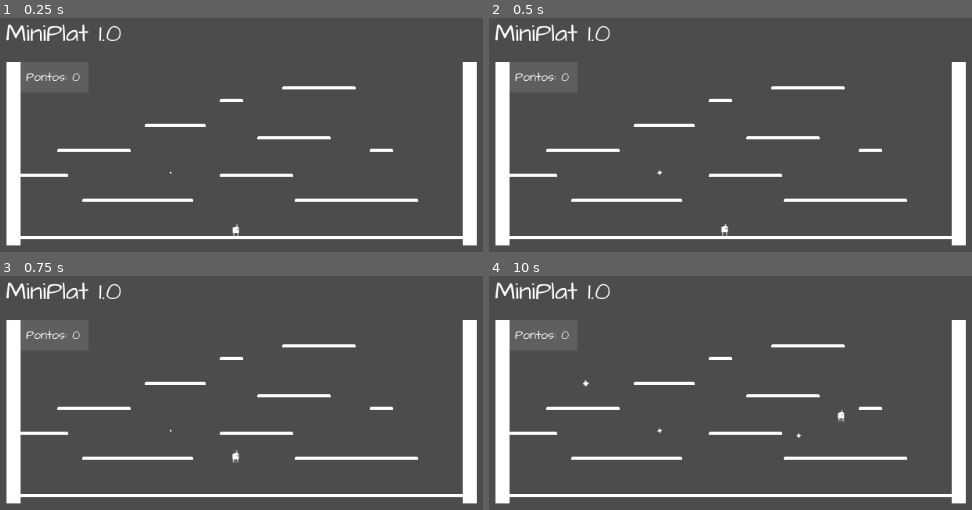
Above: before the commit, frames 1-4 (two rows, left to right).
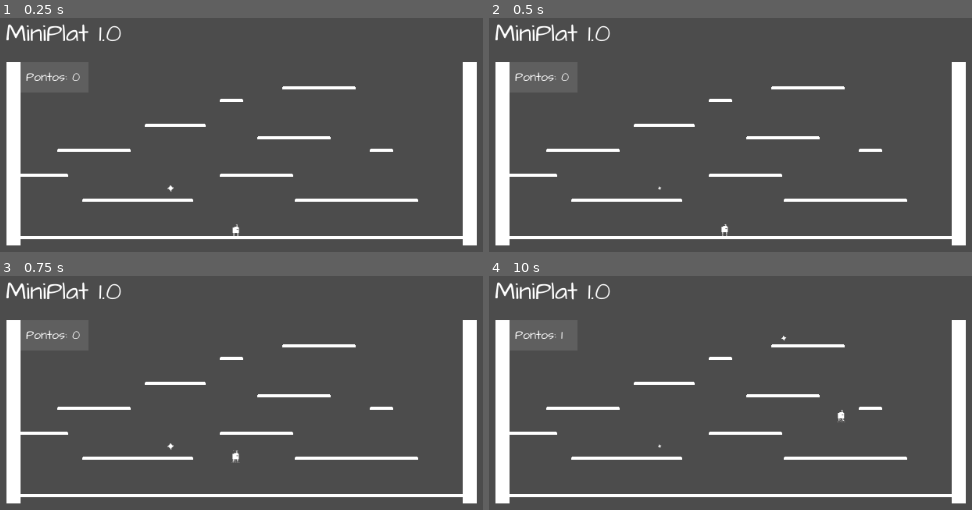
Above: after the commit, the same moments.

Repository: rzylber/MiniPlat
Game: Godot game, scene res://Main.tscn
Two runs of this game, one before a commit and one after it. Both use one fixed random seed, a clock stepped at 60 frames per second and the inputs below. Sound files missing from this copy of the repository are replaced by a short silence.
Inputs:
- Up to frame 1 (0.25 s): no input
- Up to frame 2 (0.5 s): no input
- Up to frame 3 (0.75 s): tap Enter (ui_accept) at 0.5 s; hold Right (ui_right) from 0.53 s (still down); hold Enter (ui_accept) from 0.53 s (still down)
- Up to frame 4 (10 s): release Enter (ui_accept) at 1.28 s; tap Enter (ui_accept) at 1.35, 1.52, 1.82, 2.85, 3.02, 3.32, 3.5, 4.35, 4.52, 4.82, 5.85, 6.02, 6.32, 6.5, 7.35, 7.52, 7.82, 8.85, 9.02, 9.32 s; release Right (ui_right) at 2.03 s; hold Left (ui_left) 2.03-2.78 s; hold Enter (ui_accept) 2.03-2.78 s; hold Right (ui_right) 2.78-4.28 s; hold Enter (ui_accept) 3.53-4.28 s; hold Left (ui_left) 4.28-5.03 s; hold Right (ui_right) 5.03-5.78 s; hold Enter (ui_accept) 5.03-5.78 s; hold Left (ui_left) 5.78-7.28 s; hold Enter (ui_accept) 6.53-7.28 s; hold Right (ui_right) 7.28-9.53 s; hold Enter (ui_accept) 8.03-8.78 s; hold Left (ui_left) from 9.53 s (still down); hold Enter (ui_accept) from 9.53 s (still down)

The runs differ from the first frame. In frame 1, less than 0.1% of the frame differs, in the area x 34-37%, y 65-75%; in frame 2, less than 0.1%; in frame 3, less than 0.1%; in frame 4, 0.1%, in the area x 14-65%, y 23-74%.

Commit message:
tudo comentado

Diff:
--- a/Coin.gd
+++ b/Coin.gd
@@ -1,22 +1,36 @@
 extends Area2D
 
+# prepara os novos sinais que serão disparados por esta cena
 signal coin_caught
 signal coin_lost
 
+# função chamada externamente para determinar e iniciar o comportamento da moeda
+func init(delay):
+	# determina o tempo de vida da moeda na tela
+	$Timer.wait_time = delay
+	# inicia o temporizador (contagem de tempo)
+	$Timer.start()
+
+# função disparada quando há contato de um objeto (como o personage) com a moeda
 func _on_Coin_body_entered(body):
+	# verifica se o objeto que entrou em contato com a moeda é o Personagem
 	if "Player" in body.name:
+		# some com a moeda
 		visible = false
+		# emite o sinal de CAPTURADA
 		emit_signal("coin_caught", self)
+		# toca o som de captura
 		$CatchSound.play()
 
-func init(delay):
-	$Timer.wait_time = delay
-	$Timer.start()
-
+# função disparada quando a música de captura termina de tocar
 func _on_CatchSound_finished():
+	# remove a moeda da memória do jogo
 	queue_free()
 
-
+# função disparada quando o temporizador termina
+# o tempo deste temporizado é determinado na função init (acima)
 func _on_Timer_timeout():
+	# emite o sinal de moeda perdida
 	emit_signal("coin_lost", self)
+	# remove a moeda da memória do jogo
 	queue_free()
--- a/Coin.tscn
+++ b/Coin.tscn
@@ -33,7 +33,7 @@
 [node name="AnimatedSprite" type="AnimatedSprite" parent="."]
 frames = SubResource( 2 )
 animation = "blink"
-frame = 3
+frame = 2
 playing = true
 
 [node name="Timer" type="Timer" parent="."]
--- a/Main.gd
+++ b/Main.gd
@@ -1,75 +1,121 @@
 extends Node2D
 
+# pré carrega a cena da moeda (Coin)
 var Coin = preload("Coin.tscn")
 
+# armazena a quantidade atual de pontos do jogador
 var points = 0
+
+# armazena o tempo máximo (atual) que a moeda fica na tela
 var fase_delay = 20
+
+# armazena os locais (Position2D, filhos de Locais) livres para aparecimento de moeda
 var locais_livres
 
+# armazena o ID que será usado para vincular uma moeda com um local
 var id = 0
+# armazena as relações moeda X local que estão em uso, na tela
+# utilizo este mapa para devolver um local para locais_livres quando uma moeda sai da tela
 var locais_usados = {}
 
+# cira o gerador de números aleatórios
 var rng = RandomNumberGenerator.new()
 
-func _ready():
+func _ready(): # esta função é chamada quando a cena é iniciada
+	# inicializa o gerador de números aleatórios
 	rng.randomize()
-	for id in $TileMap.tile_set.get_tiles_ids():
-		$TileMap.tile_set.tile_set_shape_one_way(id, 0, true)
 
-	# Insere os filhos de Locais como locais livres
+	# prepara a plataforma (tijolos que compõem o "chão" da plataforma)
+	set_one_way_for_tiles()
+
+	# Insere todos os filhos de Locais (Position2D) em locais_livres
 	locais_livres = $Locais.get_children()
-	print("LIVRES:" + String(locais_livres.size()))
 
+	# cria a primeira moeda
 	create_coin()
 
-
-func _on_coin_caught(coin):
-	points += 1
-	if points % 5 == 0 and fase_delay > 5:
-		fase_delay -= 2
-		print("nova fase, delay: " + String(fase_delay))
-	$CanvasLayer/Pontuacao.text = "Pontos: " + String(points)
-	create_coin()
-	recover_local(coin)
-
-func _on_coin_lost(coin):
-	create_coin()
-	recover_local(coin)
-
-func recover_local(coin):
-	# devolve o local aos livres
-	# print("recover: " + coin.name + ", " + locais_usados[coin.name].name)
-	locais_livres.append(locais_usados[coin.name])
-	print("LIVRES:" + String(locais_livres.size()))
-
 func create_coin():
+	# verifica se há locais livres para criação de moeda
 	if locais_livres.size() > 0:
 		# sorteia uma posição entre os locais livres
 		var posicao_sorteada = rng.randi_range(0, locais_livres.size() - 1)
 		# pega o item na posicao sorteada
 		var local_sorteado = locais_livres[posicao_sorteada]
-		# remove da lista de livres o local sorteado
+		# remove o local sorteado da lista de locais livres
 		locais_livres.remove(posicao_sorteada)
 
+		# cria a moeda no local
 		create_coin_at(local_sorteado)
 
+		# dispara um temporizador para criação da próxima moeda (tempo é aleatório)
 		$TimerNewCoin.start(rng.randi_range(4,8))
-	else:
-		print("sem locais livres")
 
 func create_coin_at(local):
+	# cria uma instância da cena de moeda
 	var node = Coin.instance() as Area2D
 
+	# incrementa 1 ao ID para identificar esta moeda na lista de usados
 	id += 1
+	# nomeia a moeda como "coin_ID" (id acima incrementado, ex: coin_1, coin_2, ...)
 	node.name = "coin_" + String(id)
-	# associa o novo nó ao local
+	# associa a nova moeda ao local utilizado (ex: coin_1 -> Local12)
 	locais_usados[node.name] = local
 
+	# posiciona a nova moeda na mesma localização do local utilizado
 	node.translate(local.position)
+	# inicializa a moeda com seu tempo de permanência sorteado - VIDE A CENA DA MOEDA (Coin.tscn)
 	node.init(rng.randi_range(8,fase_delay))
+	# conecta o sinal coin_caught com a função _on_coin_caught.
+	# Este sinal é disparado quando a moeda é CAPTURADA pelo usuário
 	node.connect("coin_caught", self, "_on_coin_caught")
+	# conecta o sinal coin_lost com a função _on_coin_lost.
+	# Este sinal é disparado quando a moeda é PERDIDA (tempo) pelo usuário
 	node.connect("coin_lost", self, "_on_coin_lost")
+	# adiciona a moeda a cena atual (filho do nó principal/raiz da cena)
 	add_child(node)
 
+# quando a moeda é capturada pelo usuário
+func _on_coin_caught(coin):
+	# incrementa 1 aos pontos atuais do usuário
+	points += 1
+	# a cada 5 pontos e enquanto fase_delay não for menor que 5
+	if points % 5 == 0 and fase_delay > 5:
+		# diminui a fase_delay em 2
+		# a fase_delay é utilizada na função create_coin_at para determinar o tempo máximo
+		# que uma moeda pode permanecer na tela. A cada 5 pontos do usuário, este tempo diminui.
+		fase_delay -= 2
+		# a linha abaixo é só para teste
+		print("nova fase, delay: " + String(fase_delay))
+
+	# atualiza o placar de pontos, na tela
+	$CanvasLayer/Pontuacao.text = "Pontos: " + String(points)
+
+	# cria uma nova moeda - COMENTADO
+	# create_coin()
+
+	# função (abaixo) que devolve o local utilizado pela moeda capturada a lista de locais_livres
+	recover_local(coin)
+
+# quando uma moeda é perdida pelo usuário (passou o tempo)
+func _on_coin_lost(coin):
+	# cria uma nova moeda
+	create_coin()
+	# função (abaixo) que devolve o local utilizado pela moeda capturada a lista de locais_livres
+	recover_local(coin)
+
+func recover_local(coin):
+	# devolve o local utilizado pela moeda capturada a lista de locais_livres
+	locais_livres.append(locais_usados[coin.name])
+	# a linha abaixo é só para teste
+	print("LIVRES:" + String(locais_livres.size()))
+
+# função conectada com o sinal do Temporizador de nova moeda
 func _on_TimerNewCoin_timeout():
+	# cria uma nova moeda
 	create_coin()
+
+# prepara os tiles para que eles so colidam no seu lado de cima
+func set_one_way_for_tiles():
+	# lista cada tile do TileMap e determina que eles só tenham colisão de um lado
+	for id in $TileMap.tile_set.get_tiles_ids():
+		$TileMap.tile_set.tile_set_shape_one_way(id, 0, true)
--- a/Main.tscn
+++ b/Main.tscn
@@ -84,46 +84,46 @@
 editor/display_folded = true
 
 [node name="Local1" type="Position2D" parent="Locais"]
-position = Vector2( 246.276, 319.427 )
+position = Vector2( 246.276, 339.275 )
 
 [node name="Local2" type="Position2D" parent="Locais"]
-position = Vector2( 314.55, 285.29 )
+position = Vector2( 314.55, 305.138 )
 
 [node name="Local3" type="Position2D" parent="Locais"]
-position = Vector2( 396.48, 256.517 )
+position = Vector2( 396.48, 276.365 )
 
 [node name="Local4" type="Position2D" parent="Locais"]
-position = Vector2( 446.71, 257.005 )
+position = Vector2( 446.71, 276.853 )
 
 [node name="Local5" type="Position2D" parent="Locais"]
-position = Vector2( 628.125, 208.237 )
+position = Vector2( 628.125, 228.085 )
 
 [node name="Local6" type="Position2D" parent="Locais"]
-position = Vector2( 568.141, 207.262 )
+position = Vector2( 568.141, 227.11 )
 
 [node name="Local7" type="Position2D" parent="Locais"]
-position = Vector2( 682.745, 287.728 )
+position = Vector2( 682.745, 307.576 )
 
 [node name="Local8" type="Position2D" parent="Locais"]
-position = Vector2( 603.254, 269.684 )
+position = Vector2( 603.254, 289.532 )
 
 [node name="Local9" type="Position2D" parent="Locais"]
-position = Vector2( 557.9, 271.147 )
+position = Vector2( 557.9, 290.995 )
 
 [node name="Local10" type="Position2D" parent="Locais"]
-position = Vector2( 530.59, 271.147 )
+position = Vector2( 530.59, 290.995 )
 
 [node name="Local11" type="Position2D" parent="Locais"]
-position = Vector2( 694.449, 351.614 )
+position = Vector2( 694.449, 371.462 )
 
 [node name="Local12" type="Position2D" parent="Locais"]
-position = Vector2( 746.143, 398.431 )
+position = Vector2( 746.143, 418.279 )
 
 [node name="Local13" type="Position2D" parent="Locais"]
-position = Vector2( 587.161, 352.102 )
+position = Vector2( 587.161, 371.95 )
 
 [node name="Local14" type="Position2D" parent="Locais"]
-position = Vector2( 409.159, 345.762 )
+position = Vector2( 409.159, 365.61 )
 
 [node name="TimerNewCoin" type="Timer" parent="."]
 
--- a/Player.gd
+++ b/Player.gd
@@ -1,46 +1,80 @@
 extends KinematicBody2D
 
+# constante de velocidade
 const SPEED = 60
+# constante de gravidade
 const GRAVITY_SPEED = 140
+# constante para efeito de aceleração
 const UP_FACTOR = 8
+# constante de força máxima de salto
 const UP_BOOST = -230
 
+# armazena a aceleração de salta
 var jumping_accum=GRAVITY_SPEED
 
+# armazena a velocidade do personagem
 var velocity = Vector2()
+# armazena o estado do personagem (Movendo ou não)
 var moving = false
 
-func _ready():
+func _ready(): # esta função é chamada quando a cena é iniciada
+	# coloca a animação do personagem como PARADO (idle)
 	$Sprite/AP.play("idle")
 
-func _physics_process(delta):
+func _physics_process(delta): # esta função é chamada a cada FRAME do jogo (60 fps)
+	# verifica se o personagem está em contato com o chão
 	if is_on_floor():
+		# verifica se a tecla de SETA DIREITA (->) está pressionada
 		if Input.is_action_pressed("ui_right"):
+			# determina que a velocidade horizontal (x) do personagem seja SPEED (vide constantes acima)
 			velocity.x = SPEED
+			# "desinverte" a imagem do personagem (não "flipa")
 			$Sprite.flip_h = false
+			# aciona a animação de CAMINHANDO (walking) do personagem
 			$Sprite/AP.play("walking")
+			# marca o estado do personagem como MOVENDO
 			moving = true
+		# SENÃO: verifica se a tecla de SETA ESQUERDA (<-) está pressionada
 		elif Input.is_action_pressed("ui_left"):
+			# determina que a velocidade horizontal (x) do personagem seja -SPEED (vide constantes acima)
 			velocity.x = -SPEED
+			# inverte a imagem do personagem horizontalmente ("flipa")
 			$Sprite.flip_h = true
+			# aciona a animação de CAMINHANDO (walking) do personagem
 			$Sprite/AP.play("walking")
+			# marca o estado do personagem como MOVENDO
 			moving = true
+		# SENÃO...
 		else:
+			# determina que a velocidade horizontal do personagem seja nula
 			velocity.x = 0
+			# marca o estado do personagem como NÃO MOVENDO
 			moving = false
+			# aciona a animação de PARADO (idle)
 			$Sprite/AP.play("idle")
 
+		# verifica se a tecla de espaço foi pressionada
 		if Input.is_action_pressed("ui_accept"):
+			# toca o som de salto
 			$JumpSound.play()
+			# determina que a aceleração de salto seja máxima
 			jumping_accum = UP_BOOST
 	else:
+		# não está em contato com o solo, aciona animação de salto
+		# MELHORAR: está acionando várias vezes! :-(
 		$Sprite/AP.play("jumping")
 
-
+	# verifica se a aceleração de salto é maior (negativamente) do que a velocidade da gravidade
 	if jumping_accum < GRAVITY_SPEED:
+		# vai diminuindo a velocidade, em quanto sobe, ou aumentando, enquanto desce
 		jumping_accum += UP_FACTOR
+		# determina que a velocidade vertical do personagem seja igual a jumping_accum
 		velocity.y = jumping_accum
-	else:
+	else: # senão
+		# velocidade é a da gravidade
 		velocity.y = GRAVITY_SPEED
 
+	# somente nesta linha utilizamos as váriáveis para REALMENTE, alterar a posição do personagem!
+	# O segundo parâmetro (Vector2(0,-1)) determina a NORMAL (física) do solo,
+	# para determinarmos quando o personagem está em contato com o chão
 	move_and_slide(velocity, Vector2(0,-1))
Not shown: 3 places in Main.tscn that only renumber resources
